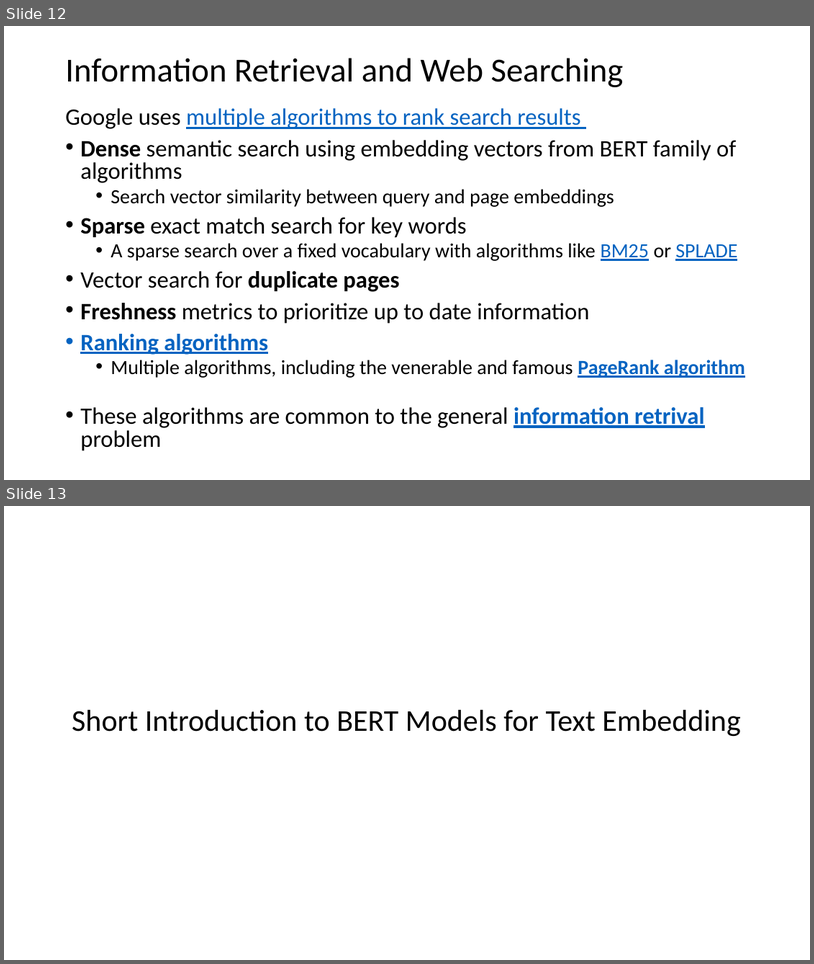
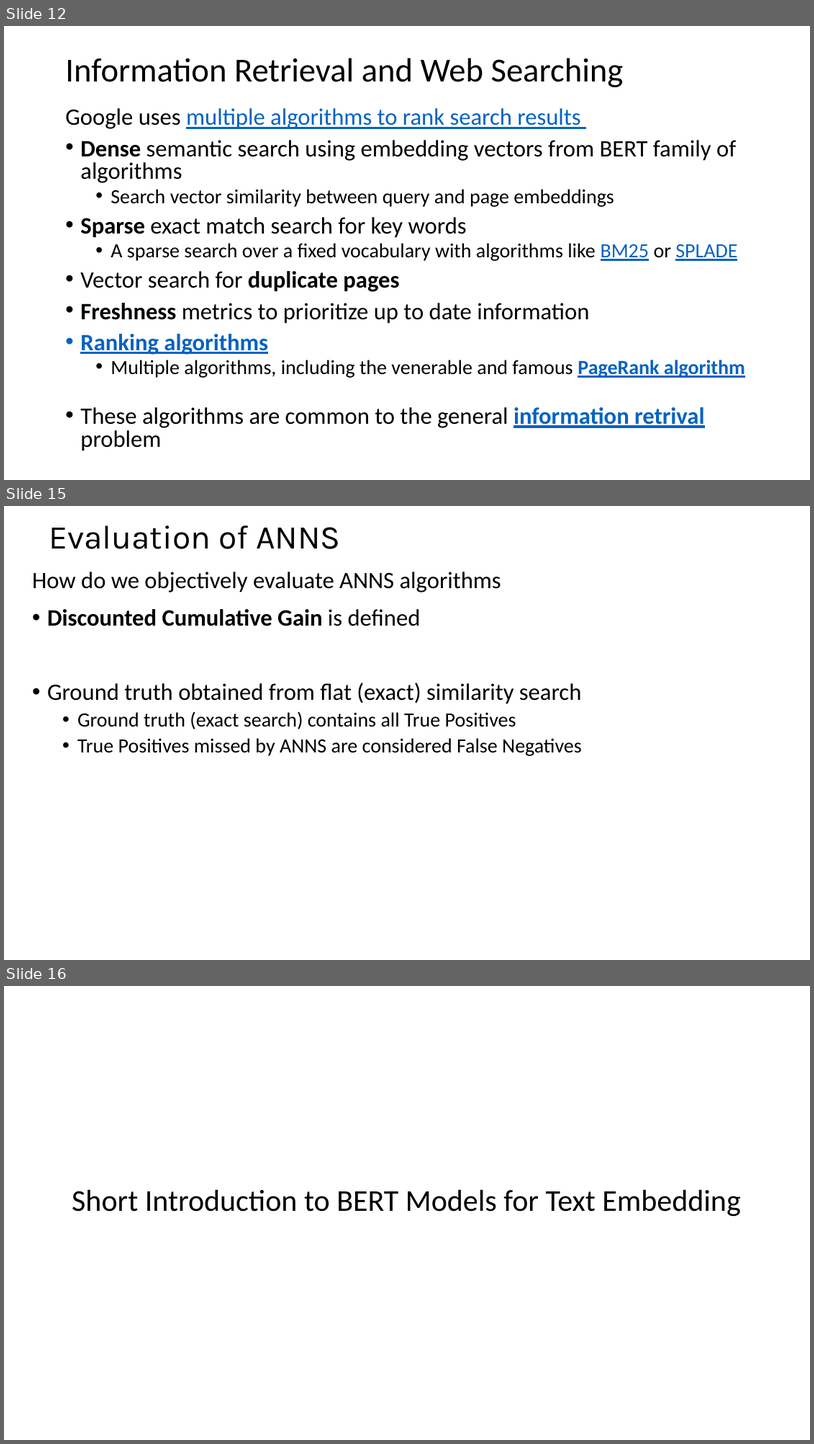
Before and after one commit to harelgabainew/school1, a slide deck: slides/7_DocumentWebSearching.pptx. Shown one above the other, each under a label of ours: slides 12 and 13 before the commit, slides 12, 15 and 16 after it; the slides between them are not shown. The pictures are 814x964 and 814x1444 pixels, drawn with LibreOffice and Linux fonts; fonts in the diff are those of the drawing. Boxes give left, top, right and bottom in pixels: in the first picture for what was removed or moved away, otherwise in the second. Text is boxed around its words. In the diff, an @@ line names an element or a change of style, - is before the commit and + after.

Commit message:
Added evaluation slides to deck

```diff
--- a/slides/7_DocumentWebSearching.pptx
+++ b/slides/7_DocumentWebSearching.pptx
@@ slide 15 added at <box>4,506,810,960</box>, background #FFFFFF @@
@@ title added at <box>49,525,341,549</box>, 39.6 pt, text #000000 @@
+Evaluation of ANNS
@@ text added at <box>32,572,582,756</box>, 28 pt, text #000000 @@
+How do we objectively evaluate ANNS algorithms
+• Discounted Cumulative Gain is defined
+• Ground truth obtained from flat (exact) similarity search
+  • Ground truth (exact search) contains all True Positives
+  • True Positives missed by ANNS are considered False Negatives
@@ what was slide 13 is now slide 16 @@
```
Also in this commit, not shown: 2 other slides added.
